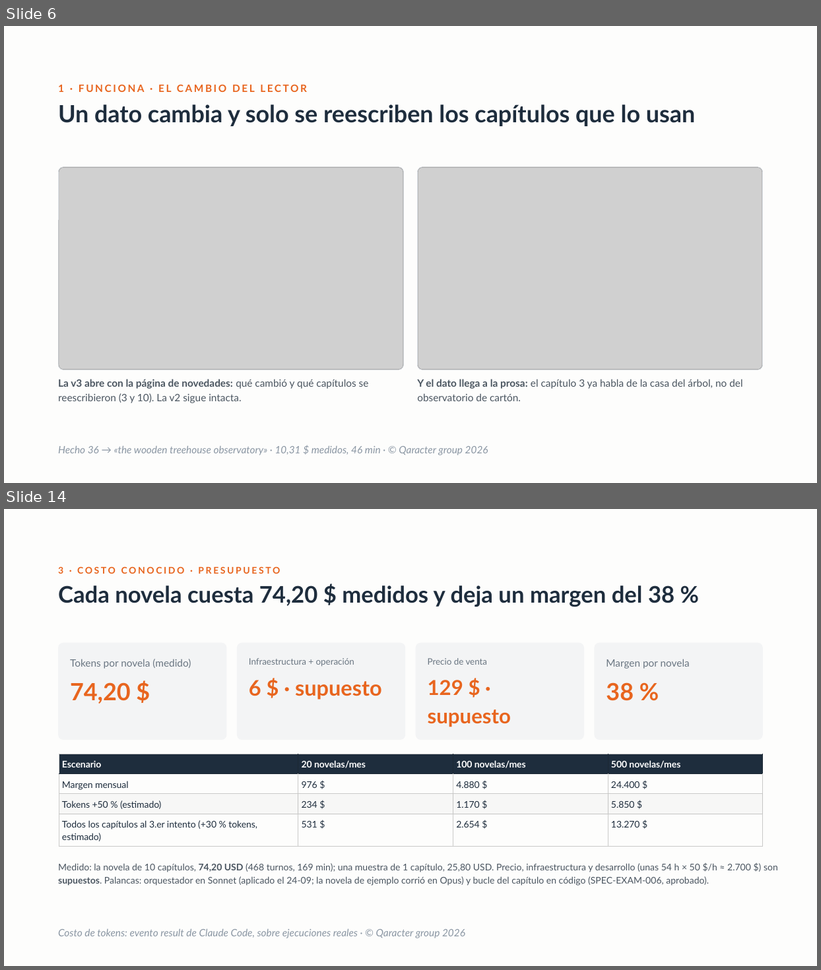
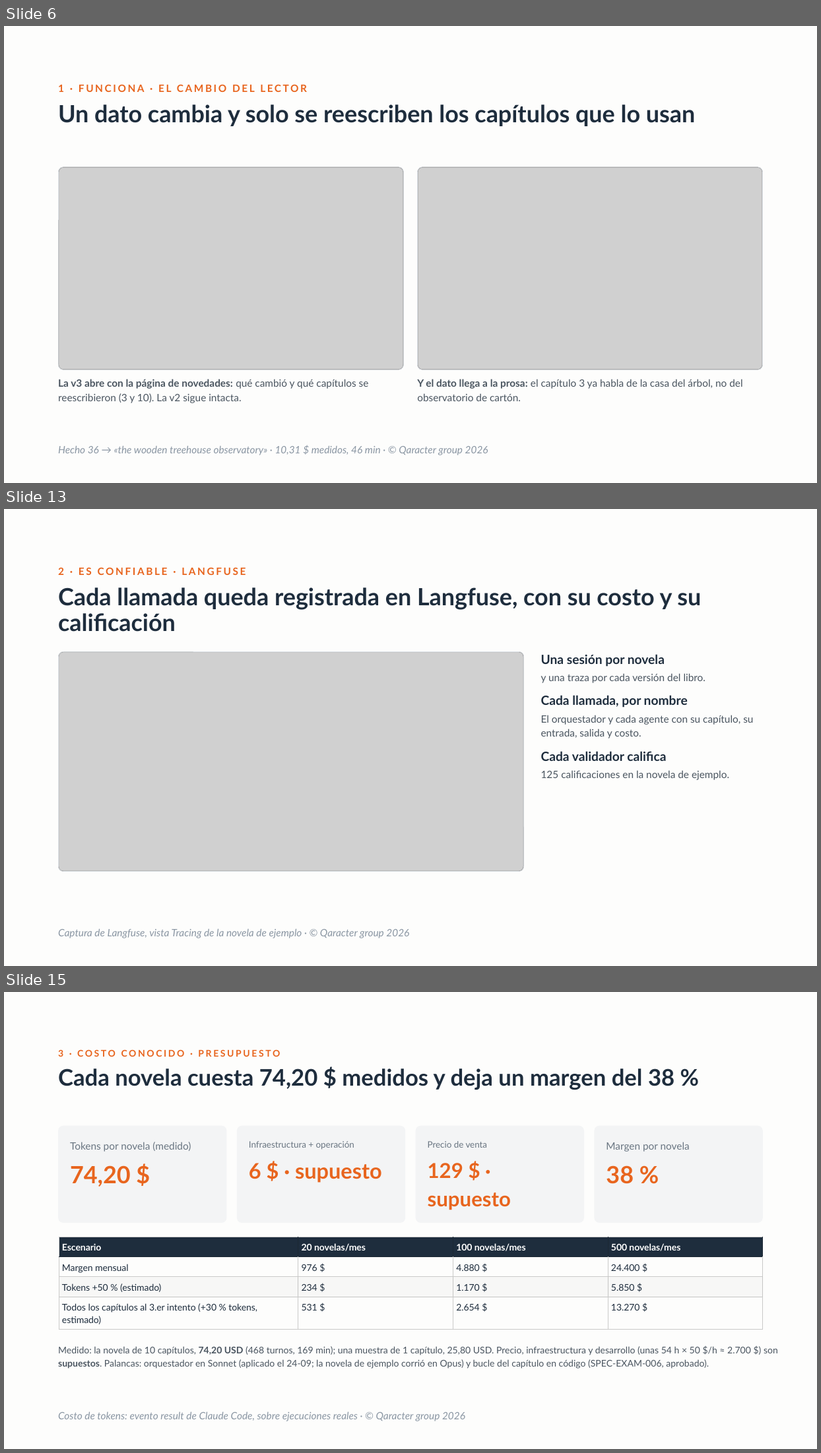
Before and after one commit to davidcalham12/My-story, a slide deck: presentacion/storymaker-deck.pptx. Shown one above the other, each under a label of ours: slides 6 and 14 before the commit, slides 6, 13 and 15 after it; the slides between them are not shown. The pictures are 821x970 and 821x1453 pixels, drawn with LibreOffice and Linux fonts; fonts in the diff are those of the drawing; grey boxes stand for pictures. Boxes give left, top, right and bottom in pixels: in the first picture for what was removed or moved away, otherwise in the second. Text is boxed around its words. In the diff, an @@ line names an element or a change of style, - is before the commit and + after.

```diff
--- a/presentacion/storymaker-deck.pptx
+++ b/presentacion/storymaker-deck.pptx
@@ slide 13 added at (4, 509, 817, 966), background #FDFDFC @@
@@ text added at (58, 567, 246, 575), 12 pt, text #E8651E, bold @@
+2 · ES CONFIABLE · LANGFUSE
@@ text added at (58, 588, 701, 632), 28 pt, text #1E2D3D, bold @@
+Cada llamada queda registrada en Langfuse, con su costo y su calificación
@@ rounded rectangle added at (58, 652, 524, 872), fill #FFFFFF @@
@@ rounded rectangle added at (58, 652, 523, 871), outline #DCE1E6 0.5 pt @@
@@ picture added at (59, 652, 523, 872) @@
@@ text added at (541, 654, 665, 667), 15 pt, text #1E2D3D, bold @@
+Una sesión por novela
@@ text added at (541, 673, 706, 683), 12 pt, text #4A5560 @@
+y una traza por cada versión del libro.
@@ text added at (541, 695, 688, 708), 15 pt, text #1E2D3D, bold @@
+Cada llamada, por nombre
@@ text added at (541, 715, 753, 739), 12 pt, text #4A5560 @@
+El orquestador y cada agente con su capítulo, su entrada, salida y costo.
@@ text added at (541, 751, 666, 761), 15 pt, text #1E2D3D, bold @@
+Cada validador califica
@@ text added at (541, 770, 729, 780), 12 pt, text #4A5560 @@
+125 calificaciones en la novela de ejemplo.
@@ text added at (58, 929, 409, 939), 12 pt, text #8A96A3, italic @@
+Captura de Langfuse, vista Tracing de la novela de ejemplo · © Qaracter group 2026
@@ what was slide 14 is now slide 15 @@
```
Also in this commit, not shown: 10 slides changed, 1 other file.
